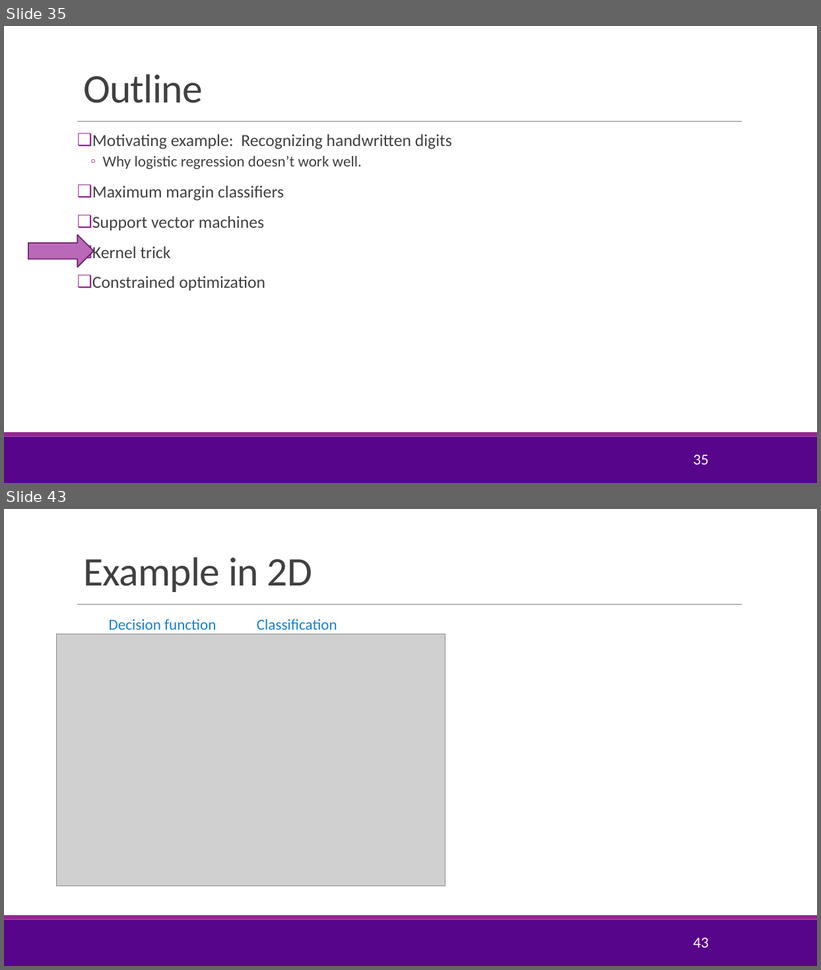
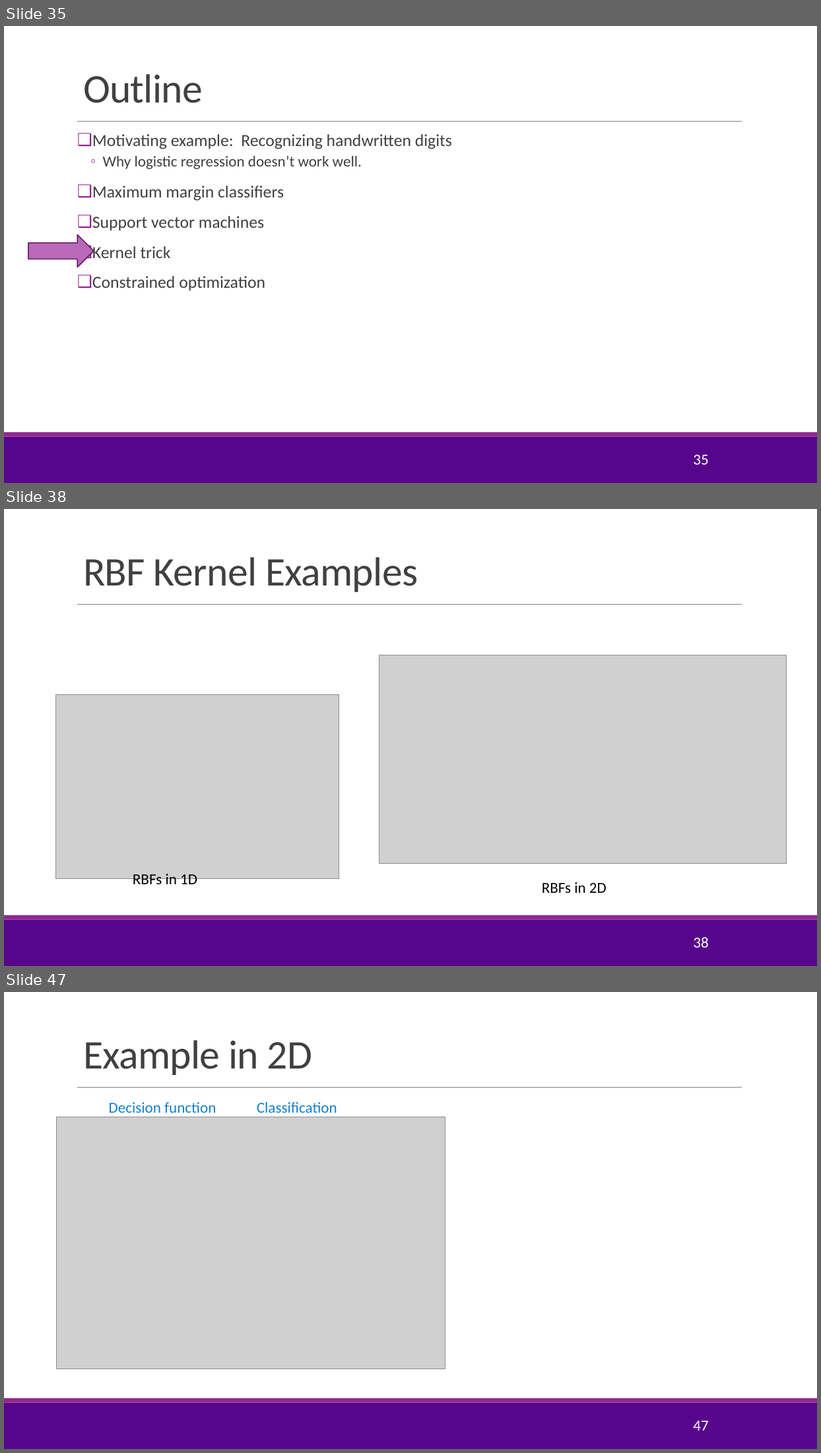
Before and after one commit to sdrangan/introml, a slide deck: lectures/Lect08_SVM.pptx. Shown one above the other, each under a label of ours: slides 35 and 43 before the commit, slides 35, 38 and 47 after it; the slides between them are not shown. The pictures are 821x970 and 821x1453 pixels, drawn with LibreOffice and Linux fonts; fonts in the diff are those of the drawing; grey boxes stand for pictures; background and template pictures are left out. Boxes give left, top, right and bottom in pixels: in the first picture for what was removed or moved away, otherwise in the second. Text is boxed around its words. In the diff, an @@ line names an element or a change of style, - is before the commit and + after.

Commit message:
Modified kernel section of the lecture to better explain the concepts

```diff
--- a/lectures/Lect08_SVM.pptx
+++ b/lectures/Lect08_SVM.pptx
@@ slide 38 added at <box>4,509,817,966</box>, background #FFFFFF; not listed: 3 template elements that a slide beside it also shows @@
@@ title added at <box>83,557,418,592</box>, 48 pt, text #404040 @@
+RBF Kernel Examples
@@ picture added at <box>380,656,787,864</box> @@
@@ picture added at <box>56,694,339,879</box> @@
@@ text added at <box>133,874,197,889</box>, 18 pt, text #000000 @@
+RBFs in 1D
@@ text added at <box>542,883,607,893</box>, 18 pt, text #000000 @@
+RBFs in 2D
@@ page number added at <box>693,937,708,948</box>, 18 pt, text #FFFFFF @@
+38
@@ what was slide 43 is now slide 47 @@
@@ page number at <box>693,1421,708,1431</box>: text changed @@
-43
+47
```
Also in this commit, not shown: 8 slides changed, 3 other slides added, 1 slide removed, 3 other files.
